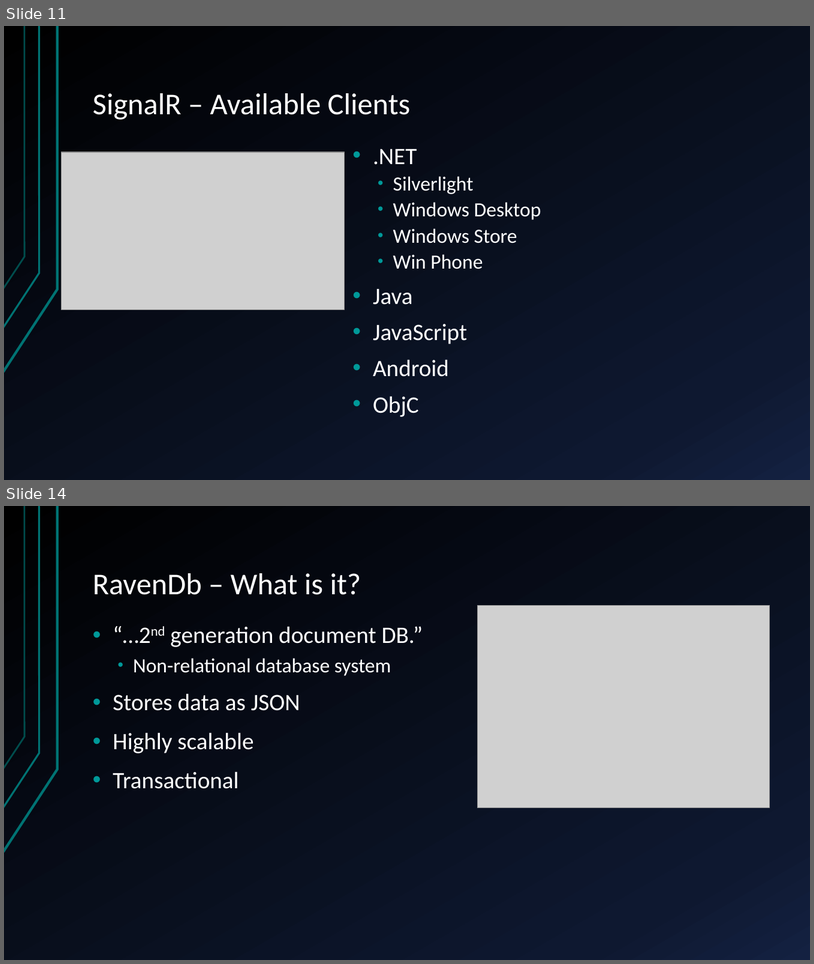
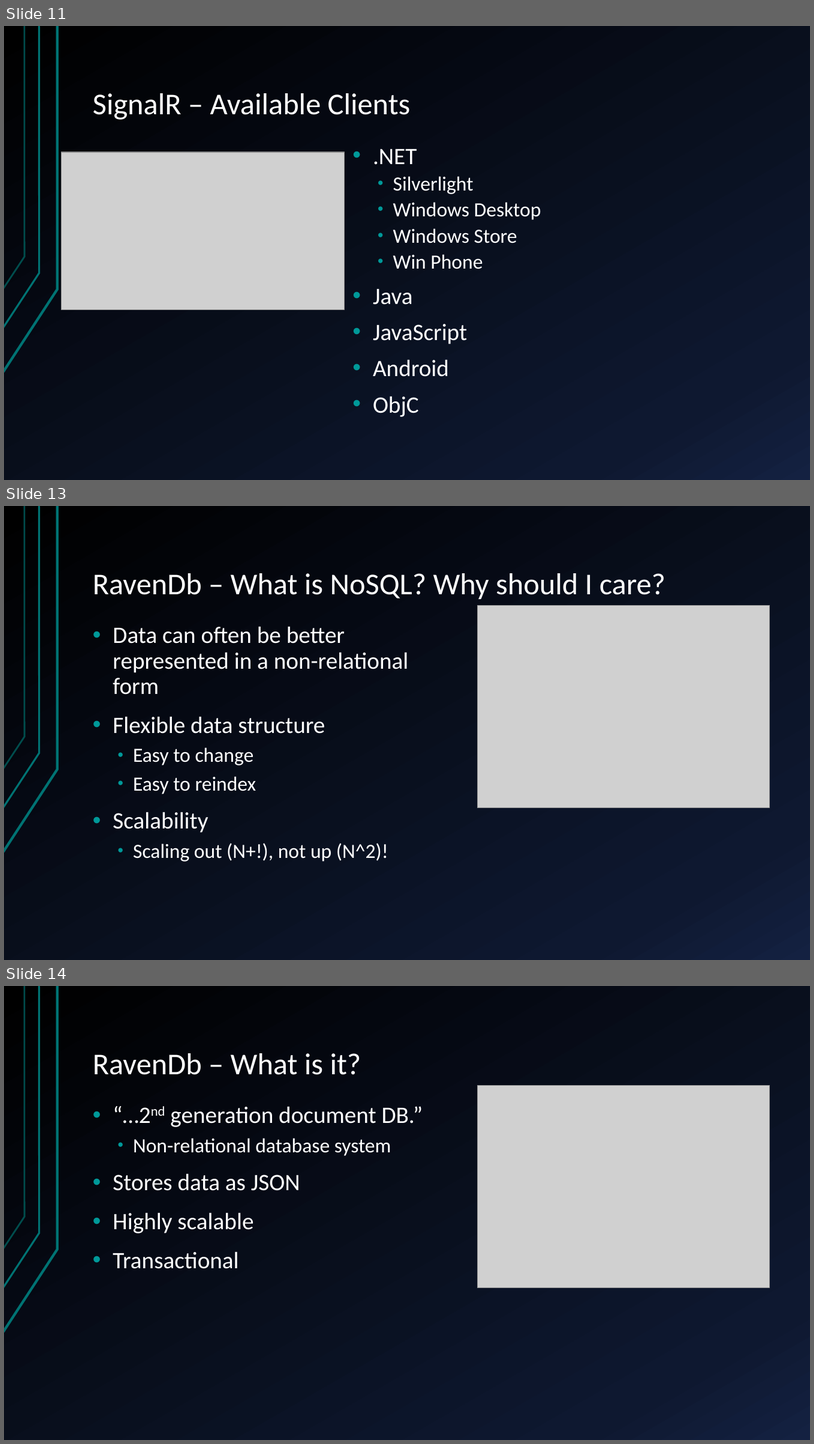
Before and after one commit to StachuDotNet/Guesstimate_talk, a slide deck: Assets/talk.pptx. Shown one above the other, each under a label of ours: slides 11 and 14 before the commit, slides 11, 13 and 14 after it; the slides between them are not shown. The pictures are 814x964 and 814x1444 pixels, drawn with LibreOffice and Linux fonts; fonts in the diff are those of the drawing; grey boxes stand for pictures. Boxes give left, top, right and bottom in pixels: in the first picture for what was removed or moved away, otherwise in the second. Text is boxed around its words. In the diff, an @@ line names an element or a change of style, - is before the commit and + after.

```diff
--- a/Assets/talk.pptx
+++ b/Assets/talk.pptx
@@ slide 13 added at box(4, 506, 810, 960), background gradient #000000 to #0F1931 to #142242; not listed: 3 template elements that a slide beside it also shows @@
@@ title added at box(93, 573, 666, 599), 36 pt, text #FFFFFF @@
+RavenDb – What is NoSQL? Why should I care?
@@ picture added at box(477, 605, 770, 808) @@
@@ text added at box(113, 626, 409, 861), 28 pt, text #FFFFFF @@
+• Data can often be better represented in a non-relational form
+• Flexible data structure
+  • Easy to change
+  • Easy to reindex
+• Scalability
+  • Scaling out (N+!), not up (N^2)!
```
Also in this commit, not shown: 8 slides changed, 1 other slide added, 3 slides removed, 5 other files.
